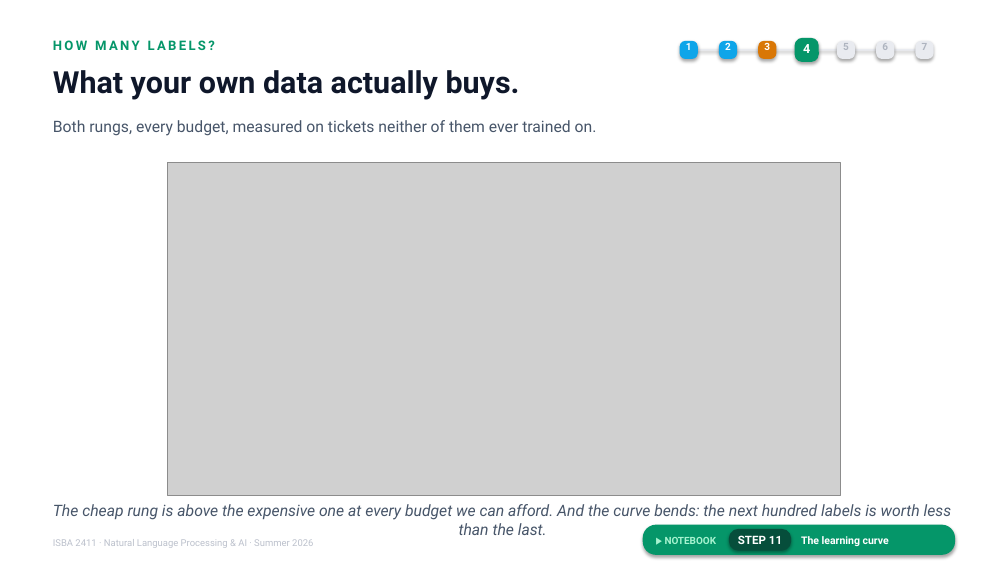
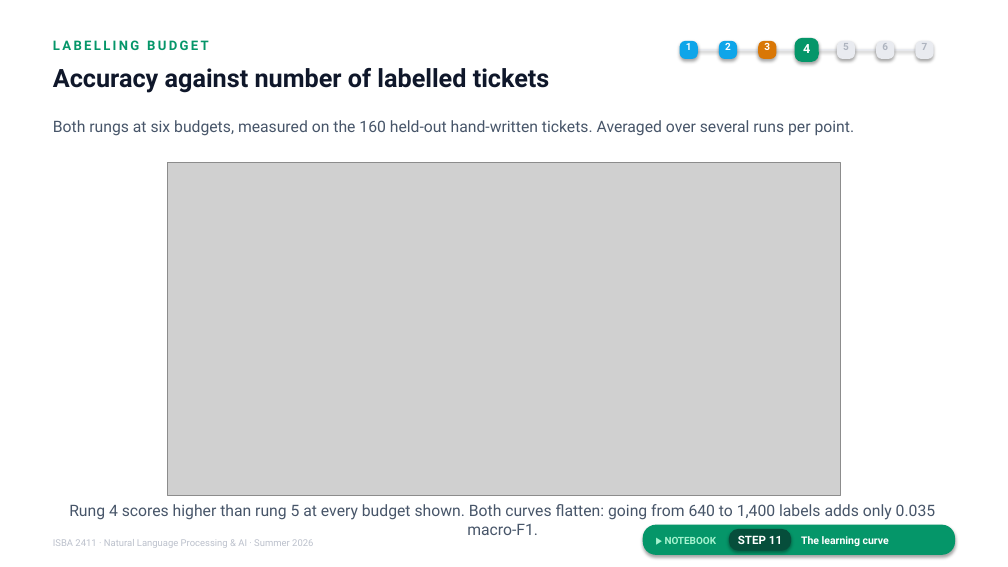
Before and after one commit to JulesMalin/isba2411-nlp, a slide deck: slide 13 of Week 7/L14_Making_It_Yours.pptx. Drawn at 1008x567 pixels with LibreOffice and Linux fonts; fonts in the diff are those of the drawing; grey boxes stand for pictures. Boxes give left, top, right and bottom in pixels: in the first picture for what was removed or moved away, otherwise in the second. Text is boxed around its words. In the diff, an @@ line names an element or a change of style, - is before the commit and + after.

```diff
--- a/Week 7/L14_Making_It_Yours.pptx
+++ b/Week 7/L14_Making_It_Yours.pptx
@@ text at <box>53,40,209,50</box>: text changed @@
-HOW MANY LABELS?
+LABELLING BUDGET
@@ text at <box>53,68,550,93</box>: text changed; size 29 to 24 pt @@
-What your own data actually buys.
+Accuracy against number of labelled tickets
@@ text at <box>53,120,855,136</box>: text changed @@
-Both rungs, every budget, measured on tickets neither of them ever trained on.
+Both rungs at six budgets, measured on the 160 held-out hand-written tickets. Averaged over several runs per point.
@@ text at <box>69,504,936,535</box>: text changed; italic off @@
-The cheap rung is above the expensive one at every budget we can afford. And the curve bends: the next hundred labels is worth less than the last.
+Rung 4 scores higher than rung 5 at every budget shown. Both curves flatten: going from 640 to 1,400 labels adds only 0.035 macro-F1.
```
Also in this commit, not shown: 20 other slides changed.
